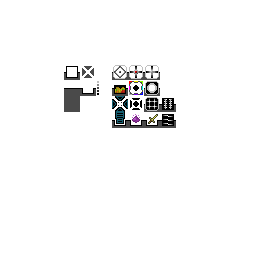
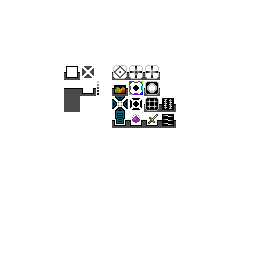
The second 256x256 image is a revision of the first. Changes to its layers:
painted on "machine_base_sheet.psd" over [169, 99, 172, 109]
